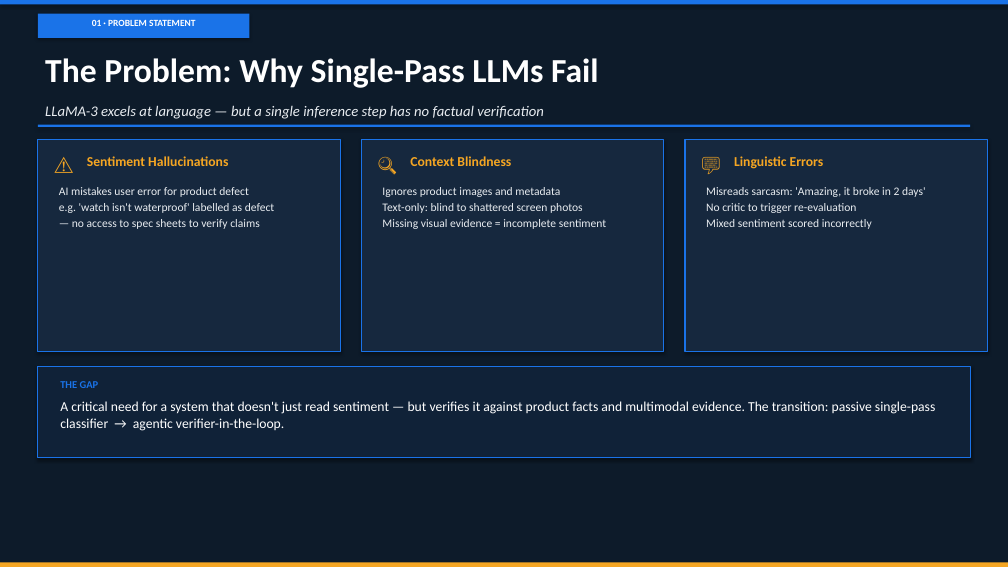
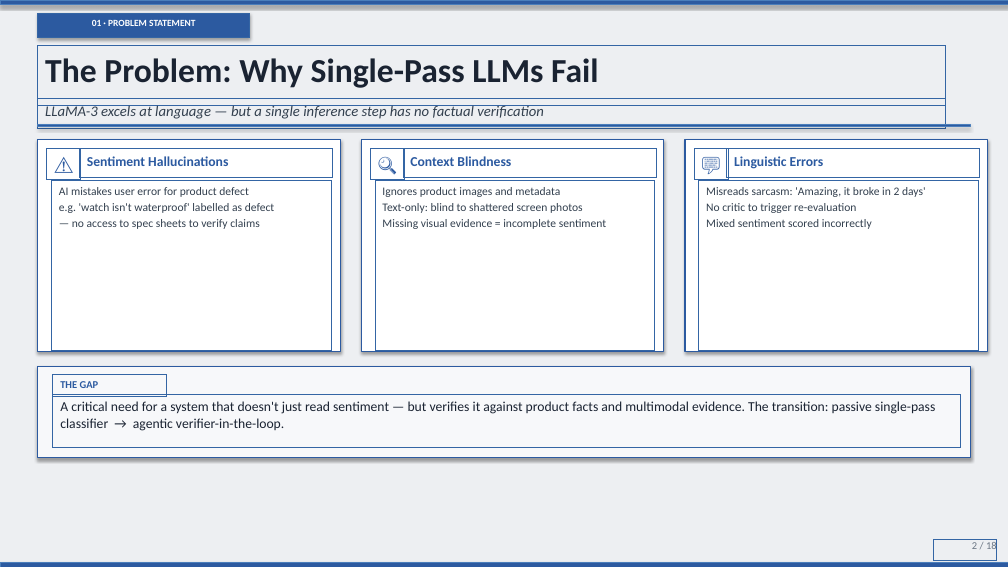
Before and after one commit to kvarun314/pes-mtech-project, a slide deck: slide 2 of Agentic_LLaMA3_Presentation_v3.pptx. Drawn at 1008x567 pixels with LibreOffice and Linux fonts; fonts in the diff are those of the drawing. Boxes give left, top, right and bottom in pixels: in the first picture for what was removed or moved away, otherwise in the second. Text is boxed around its words. In the diff, an @@ line names an element or a change of style, - is before the commit and + after.

```diff
--- a/Agentic_LLaMA3_Presentation_v3.pptx
+++ b/Agentic_LLaMA3_Presentation_v3.pptx
@@ background #0D1B2A to #EDEFF2 @@
@@ text "The Problem: Why Single-Pass LLMs ..." at (45, 58, 599, 88): text colour #FFFFFF to #1A2332 @@
@@ fill #1A73E8 to #2C5AA0 in 3 elements at (0, 0, 1008, 5), (38, 14, 250, 38), (38, 125, 970, 127) @@
@@ fill #16283E to #FFFFFF; outline #1A73E8 1.2 pt to #2C5AA0 1.2 pt in 3 elements at (38, 140, 340, 352), (361, 140, 664, 352), (685, 140, 988, 352) @@
@@ text colour #F5A623 to #2C5AA0 in 6 elements at (87, 156, 228, 166), (410, 156, 511, 166), (734, 156, 824, 169), (47, 149, 81, 179), (371, 149, 405, 179), (694, 149, 728, 179) @@
@@ text colour #E8ECF0 to #33404F in 4 elements at (45, 105, 544, 119), (59, 187, 275, 229), (382, 187, 607, 229), (706, 187, 926, 229) @@
@@ rectangle at (38, 367, 970, 457): fill #102238 to #F7F8FA; outline #1A73E8 1.2 pt to #2C5AA0 1.2 pt @@
@@ text "THE GAP" at (60, 381, 99, 388): text colour #1A73E8 to #2C5AA0 @@
@@ text "A critical need for a ..." at (60, 401, 935, 431): text colour #FFFFFF to #1A2332 @@
@@ rectangle at (0, 563, 1008, 567): fill #F5A623 to #2C5AA0 @@
@@ text added at (972, 541, 997, 553), 10 pt, text #6B7684 @@
+2 / 18
```
Also in this commit, not shown: 17 other slides changed, 10 other files.
